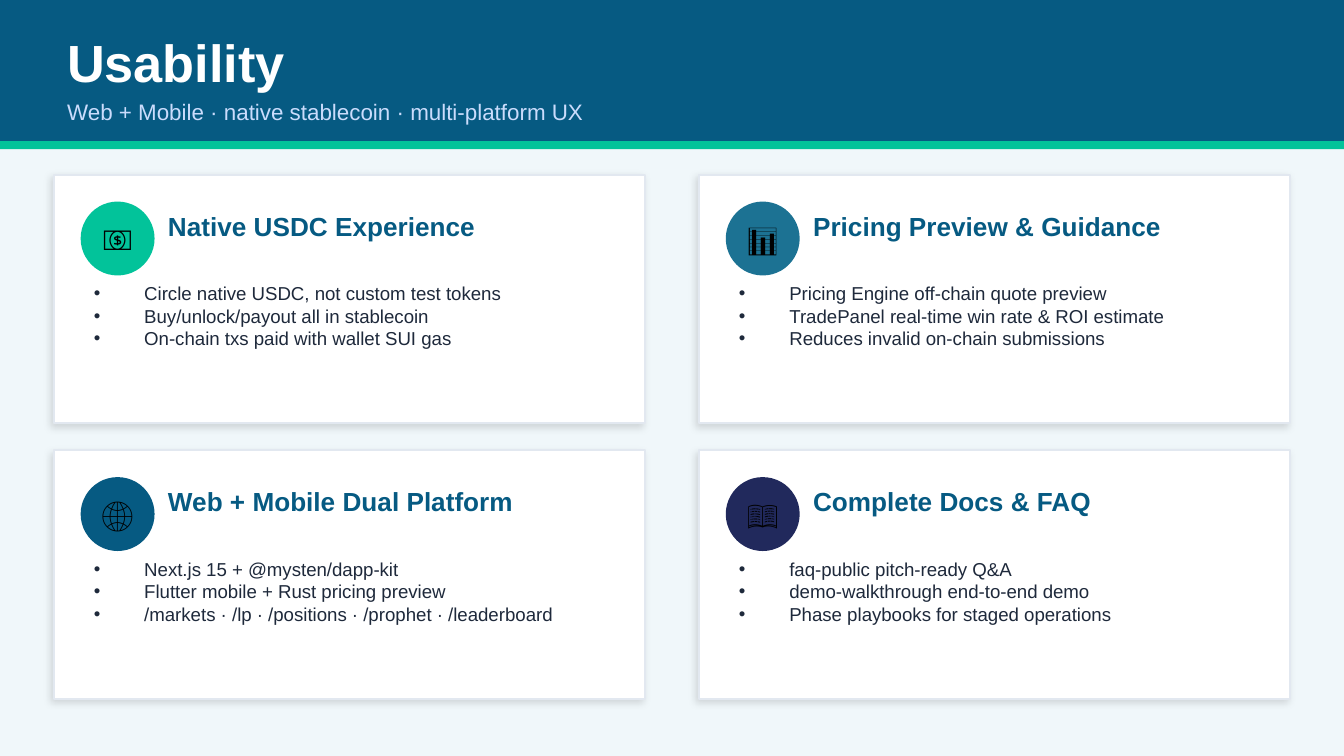
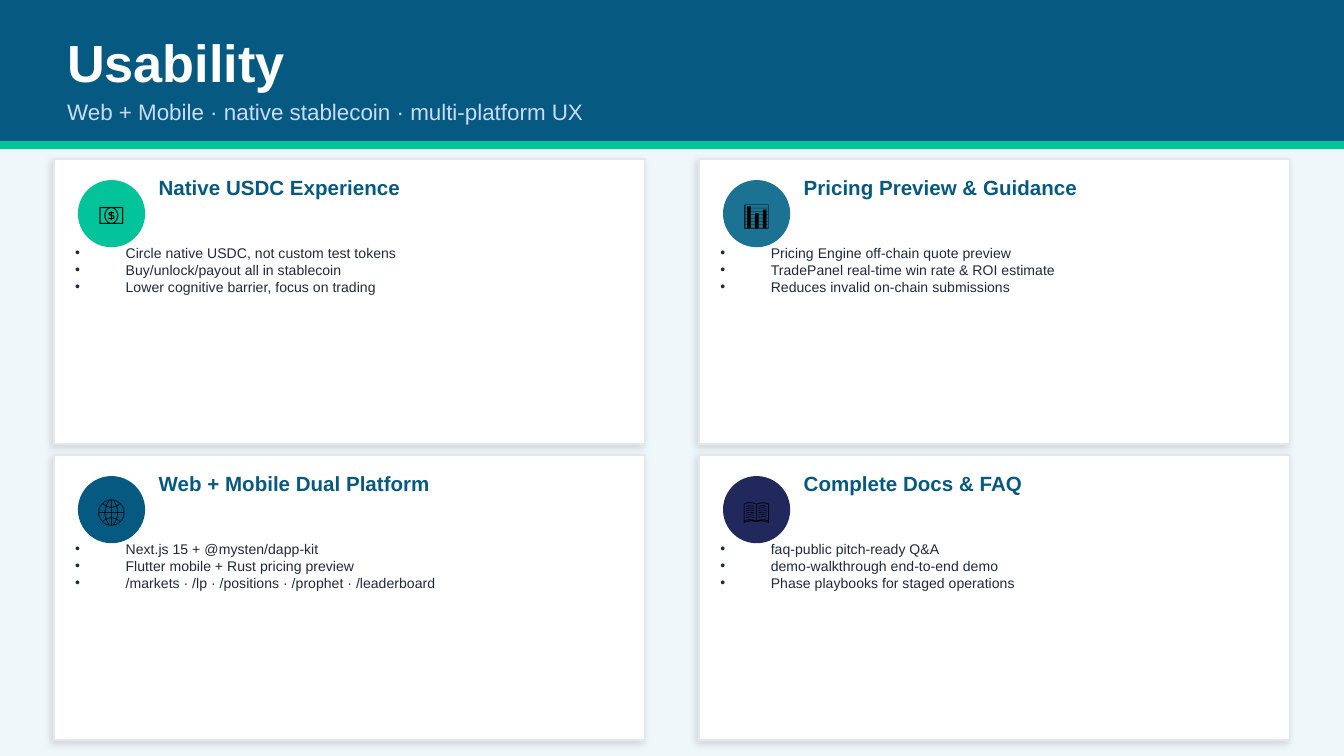
Before and after one commit to bamaao/x-market, a slide deck: slide 10 of docs/presentations/X-Market-Sui-Overview.en.pptx (slide 11 before the commit). Drawn at 1344x756 pixels with LibreOffice and Linux fonts; fonts in the diff are those of the drawing. Boxes give left, top, right and bottom in pixels: in the first picture for what was removed or moved away, otherwise in the second. Text is boxed around its words. In the diff, an @@ line names an element or a change of style, - is before the commit and + after.

```diff
--- a/docs/presentations/X-Market-Sui-Overview.en.pptx
+++ b/docs/presentations/X-Market-Sui-Overview.en.pptx
@@ rectangle: place and size @@
-rectangle at (54, 175, 645, 423)
+rectangle at (54, 159, 645, 444)
@@ text "Native USDC Experience": place and size @@
-text "Native USDC Experience" at (168, 217, 475, 242)
+text "Native USDC Experience" at (159, 180, 400, 200)
@@ rectangle: place and size @@
-rectangle at (699, 175, 1290, 423)
+rectangle at (699, 159, 1290, 444)
@@ size 14 to 11 pt; vertical alignment middle to top in 4 elements at (159, 476, 429, 492), (804, 476, 1022, 496), (159, 180, 400, 200), (804, 180, 1077, 200) @@
@@ text "Pricing Preview & Guidance": place and size @@
-text "Pricing Preview & Guidance" at (813, 217, 1160, 242)
+text "Pricing Preview & Guidance" at (804, 180, 1077, 200)
@@ ellipse: place and size @@
-ellipse at (81, 202, 155, 276)
+ellipse at (78, 180, 145, 247)
@@ text "💵": place and size @@
-text "💵" at (81, 202, 155, 276)
+text "💵" at (78, 180, 145, 247)
@@ size 16 to 14 pt in 4 elements at (78, 476, 145, 543), (723, 476, 790, 543), (78, 180, 145, 247), (723, 180, 790, 247) @@
@@ ellipse: place and size @@
-ellipse at (726, 202, 800, 276)
+ellipse at (723, 180, 790, 247)
@@ text "📊": place and size @@
-text "📊" at (726, 202, 800, 276)
+text "📊" at (723, 180, 790, 247)
@@ text "Circle native USDC, not custom ...": place and size @@
-text "Circle native USDC, not custom ..." at (144, 286, 501, 349)
+text "Circle native USDC, not custom ..." at (126, 248, 396, 295)
@@ text at (126, 248, 396, 278): size 10 to 7.5 pt in "Circle native USDC, not custom test tokens", "Buy/unlock/payout all in stablecoin" @@
@@ text "Pricing Engine off-chain quote preview": place and size @@
-text "Pricing Engine off-chain quote preview" at (789, 286, 1164, 345)
+text "Pricing Engine off-chain quote preview" at (771, 248, 1054, 292)
@@ text at (126, 282, 376, 295): text changed; size 10 to 7.5 pt @@
-• On-chain txs paid with wallet SUI gas
+• Lower cognitive barrier, focus on trading
@@ rectangle: place and size @@
-rectangle at (54, 450, 645, 699)
+rectangle at (54, 454, 645, 739)
@@ ellipse: place and size @@
-ellipse at (81, 477, 155, 551)
+ellipse at (78, 476, 145, 543)
@@ text "Web + Mobile Dual Platform": place and size @@
-text "Web + Mobile Dual Platform" at (168, 492, 513, 512)
+text "Web + Mobile Dual Platform" at (159, 476, 429, 492)
@@ rectangle: place and size @@
-rectangle at (699, 450, 1290, 699)
+rectangle at (699, 454, 1290, 739)
@@ ellipse: place and size @@
-ellipse at (726, 477, 800, 551)
+ellipse at (723, 476, 790, 543)
@@ text "Complete Docs & FAQ": place and size @@
-text "Complete Docs & FAQ" at (813, 492, 1091, 517)
+text "Complete Docs & FAQ" at (804, 476, 1022, 496)
@@ text "Next.js 15 + @mysten/dapp-kit": place and size @@
-text "Next.js 15 + @mysten/dapp-kit" at (144, 562, 553, 625)
+text "Next.js 15 + @mysten/dapp-kit" at (126, 544, 435, 591)
@@ size 10 to 7.5 pt in 3 elements at (771, 248, 1054, 292), (126, 544, 435, 591), (771, 544, 1015, 591) @@
@@ text "faq-public pitch-ready Q&A": place and size @@
-text "faq-public pitch-ready Q&A" at (789, 562, 1111, 625)
+text "faq-public pitch-ready Q&A" at (771, 544, 1015, 591)
```
Also in this commit, not shown: 7 other slides changed, 2 slides removed, 2 other files.
